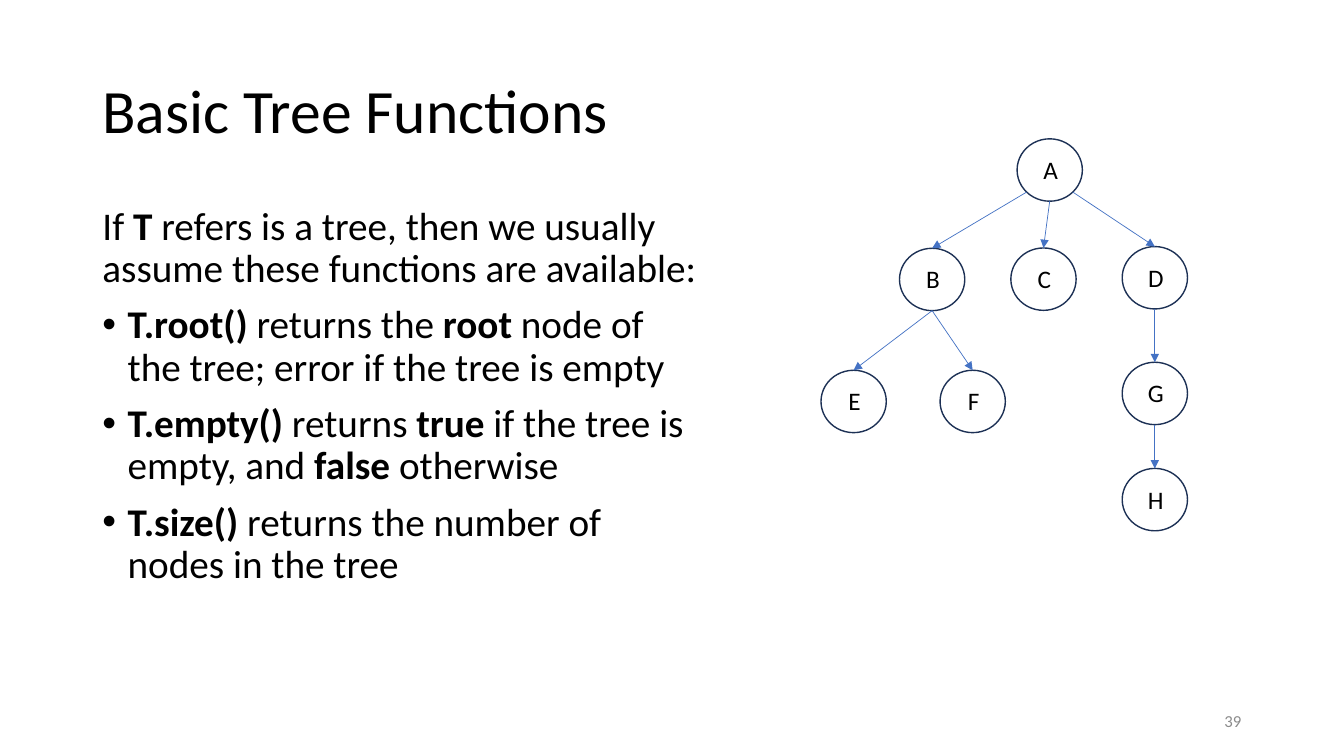
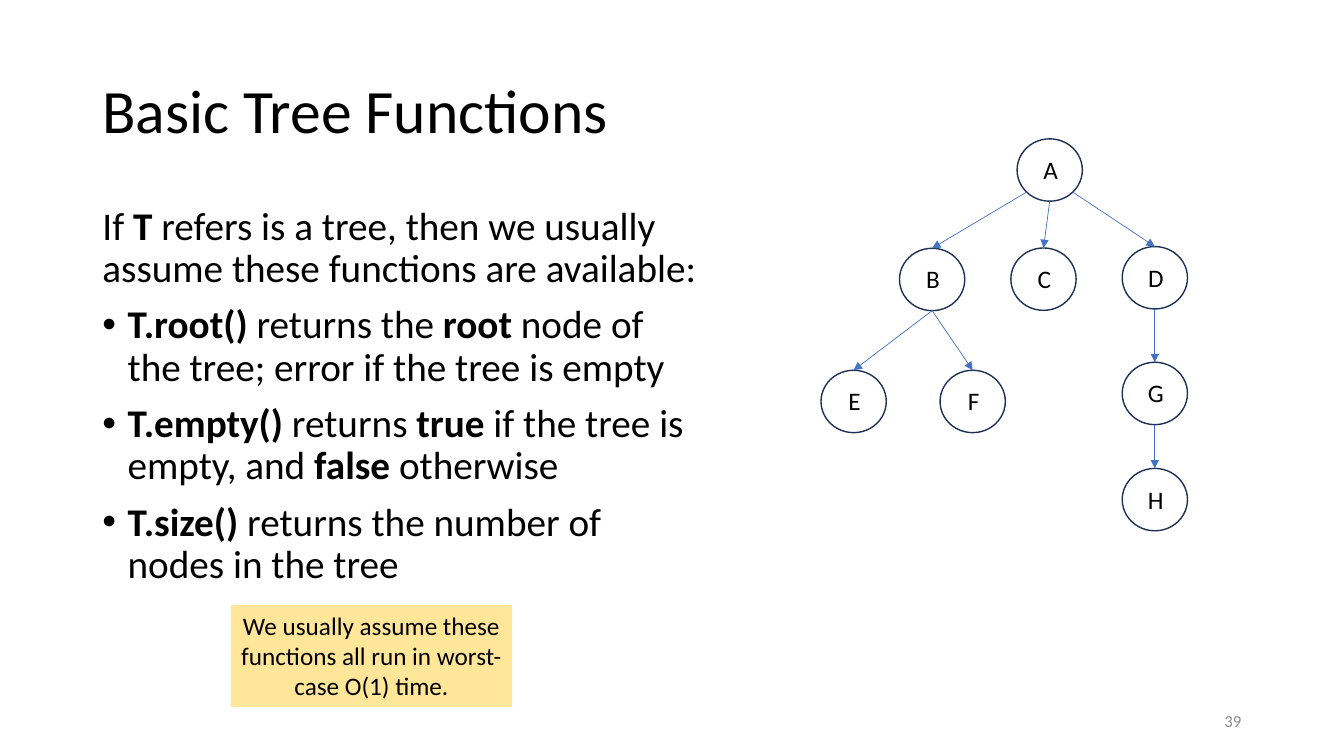
Before and after one commit to tjd1234/cmpt225fall2023, a slide deck: slide 39 of lecture_notes/week5/week5_trees.pptx. Drawn at 1344x756 pixels with LibreOffice and Linux fonts; fonts in the diff are those of the drawing. Boxes give left, top, right and bottom in pixels: in the first picture for what was removed or moved away, otherwise in the second. Text is boxed around its words. In the diff, an @@ line names an element or a change of style, - is before the commit and + after.

```diff
--- a/lecture_notes/week5/week5_trees.pptx
+++ b/lecture_notes/week5/week5_trees.pptx
@@ rectangle added at (x1=231, y1=605, x2=512, y2=707), fill #FFE699, 18 pt, text #000000 @@
+We usually assume these functions all run in worst-case O(1) time.
```
Also in this commit, not shown: 25 other slides changed.
